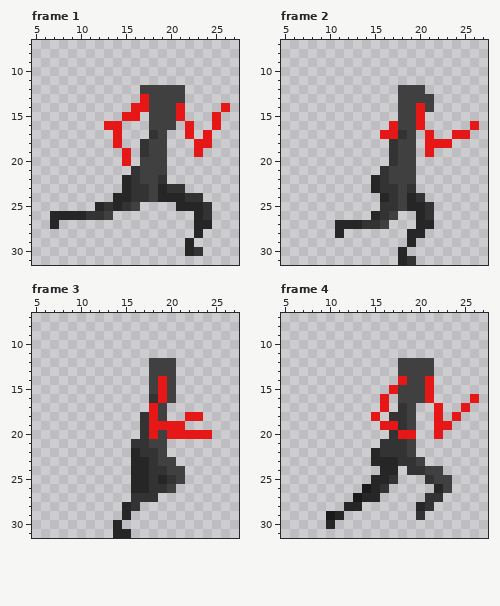
One commit to this pixel-art file: aseperite textures/run cycle.ase. Above is the file before it was changed.
32x32 pixels, 8 frames. Shown: frame 1: x 5..27, y 7..31; frame 2: x 5..27, y 7..31; frame 3: x 5..27, y 7..31; frame 4: x 5..27, y 7..31. The commit also changed other frames, which this record leaves out.
After:
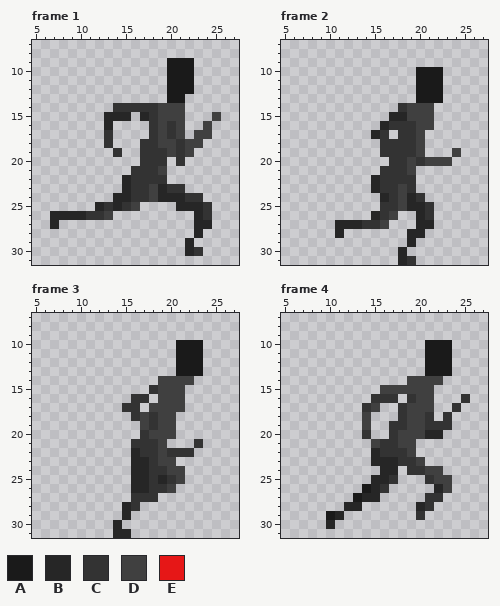
Palette (. is transparent): A #1a1a1a  B #262626  C #333333  D #404040  E #e61717
Message: completed (uncolored) run cycle (right)
The exact change:
layer "head" added
Changed rows in their new state; - is an unchanged pixel.
Frame 1:
first column x 13:
 9 -------AAA----
10 -------AAA----
11 -------AAA----
12 ----...AAA----
13 ----...AA-----
14 -CCCCC--D----.
15 BBB.BC--D---D-
16 B.---C-CD.-D.-
17 C.-----CD.DD--
18 C.---C-DCDD.--
19 -C.--CCDCD.---
20 --.-CCC-C-----
21 ----CC--------
22 ----CC--------
Frame 2:
first column x 15:
10 -----AAA----
11 -----AAA----
12 ---..AAA----
13 ---..AAA----
14 ---C-D------
15 --BB-DD-----
16 -BCCCDD----.
17 BC.-CD.--..-
18 -C-CCD...---
19 -C-CCD.--D--
20 ---C-CDDD---
21 --CC--------
22 --CCC-------
Frame 3:
first column x 15:
10 ------AAA-
11 ------AAA-
12 ---...AAA-
13 ---...AAA-
14 ---.D-DD--
15 ---CD-D---
16 -CC.D-D---
17 CC-D-DD---
18 -CDC-D-..-
19 --DCDD.---
20 ---D-D....
21 ---C----C-
22 -----CCC--
Frame 4:
first column x 14:
10 -------AAA---
11 -------AAA---
12 ----...AAA---
13 ----...AAA---
14 ----.--DD----
15 --DD---D-----
16 -CCC.C-D---C.
17 CD.---DD.-C.-
18 D.-.--DC.C.--
19 D-.C--DCCC---
20 C---DDDBB----
21 -D--D--------
